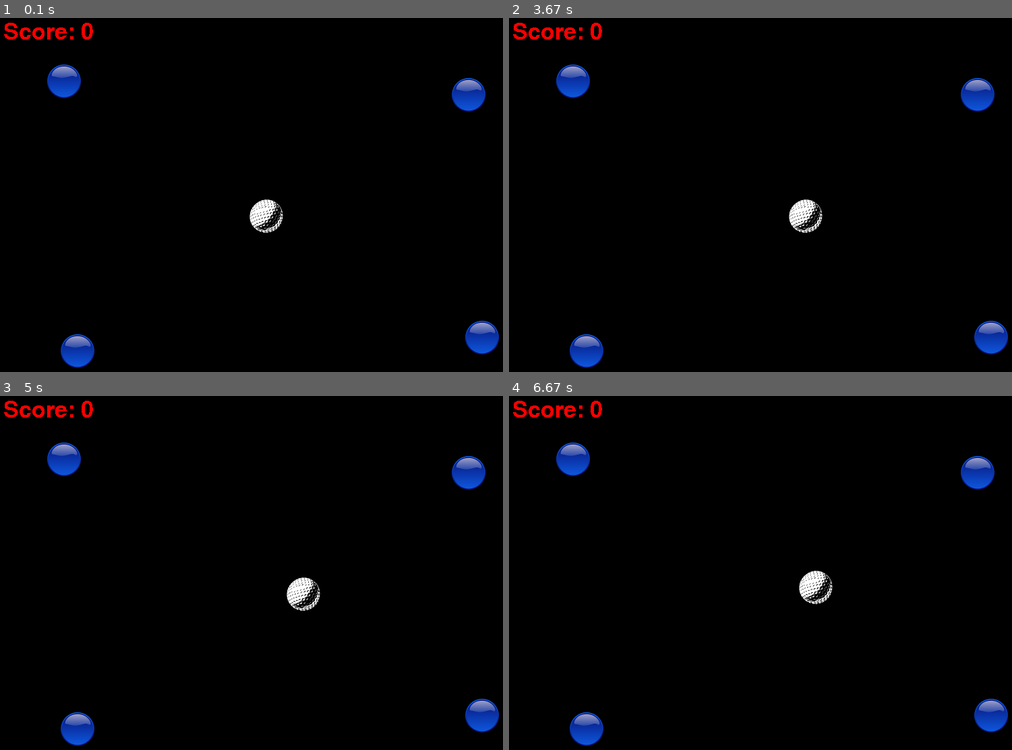
Above: before the commit, frames 1-4 (two rows, left to right).
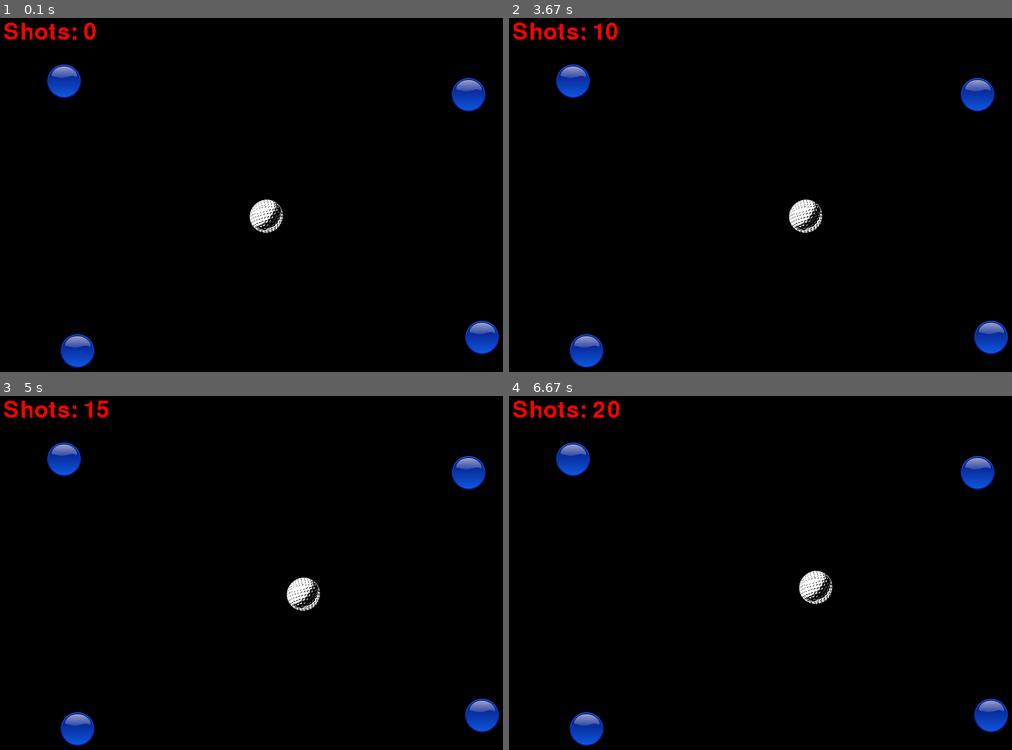
Above: after the commit, the same moments.

Repository: alanbontoft/FirstPygame
Game: pygame game, started from game.py
The game is run twice, just before and just after one commit, with the same random seed, the same clock (stepped at 60 frames per second) and the same inputs.
Inputs (mouse positions are in pixels of both pictures, inside the frame that each line leads up to):
- Up to frame 1 (0.1 s): no input
- Up to frame 2 (3.67 s): hold Space 0.33-0.8 s; hold Right 0.33-0.8 s; click (559, 32) at 0.88 s, where only the run after the commit has a clickable "Shots: 1"; hold Right 1.17-1.63 s; tap Space at 1.23, 1.53, 1.73, 2.07, 2.37, 2.57, 2.87, 3.13, 3.47 s; hold Up 1.67-1.97 s; hold Right 2-2.47 s; hold Left 2.5-3.03 s; hold Down 3.07-3.37 s; hold Left from 3.4 s (still down)
- Up to frame 3 (5 s): tap Space at 3.77, 3.9, 4.3, 4.6, 4.97 s; release Left at 3.8 s; hold Up 3.83-4.2 s; hold Right 4.23-4.87 s; hold Down from 4.9 s (still down)
- Up to frame 4 (6.67 s): release Down at 5.27 s; hold Left 5.3-5.77 s; tap Space at 5.37, 5.67, 5.87, 6.17, 6.37 s; hold Right 5.8-6.27 s; hold Up 6.3-6.6 s; hold Right from 6.63 s (still down)

The runs differ from the first frame. In frame 1, 0.3% of the frame differs, in the area x 3-20%, y 1-7%; in frame 2, 0.3%; in frame 3, 0.3%; in frame 4, 0.4%, in the area x 3-22%, y 1-7%.

Commit message:
shot count added

Diff:
--- a/game.py
+++ b/game.py
@@ -34,7 +34,7 @@
     all_sprites = pygame.sprite.Group()
 
     # starting score
-    score = 0
+    shots = 0
 
     ########################################################
     # create player and blob objects and add to sprite group
@@ -92,9 +92,10 @@
                     player.direction = "DOWN"
                 if event.key == pygame.K_SPACE:
                     player.direction = "STOPPED"
+                    shots +=1
                     if checkBehind(player, blobs):
                         player.playSound()
-                        score += 10
+                        # score += 10
 
         # Update sprites
         all_sprites.update()
@@ -104,7 +105,7 @@
         all_sprites.draw(screen)
 
         # create score text
-        scoreText = "Score: %d" % score
+        scoreText = "Shots: %d" % shots
         textsurface = scoreFont.render(scoreText, False, (255, 0, 0))
         screen.blit(textsurface, (10,10))
 
